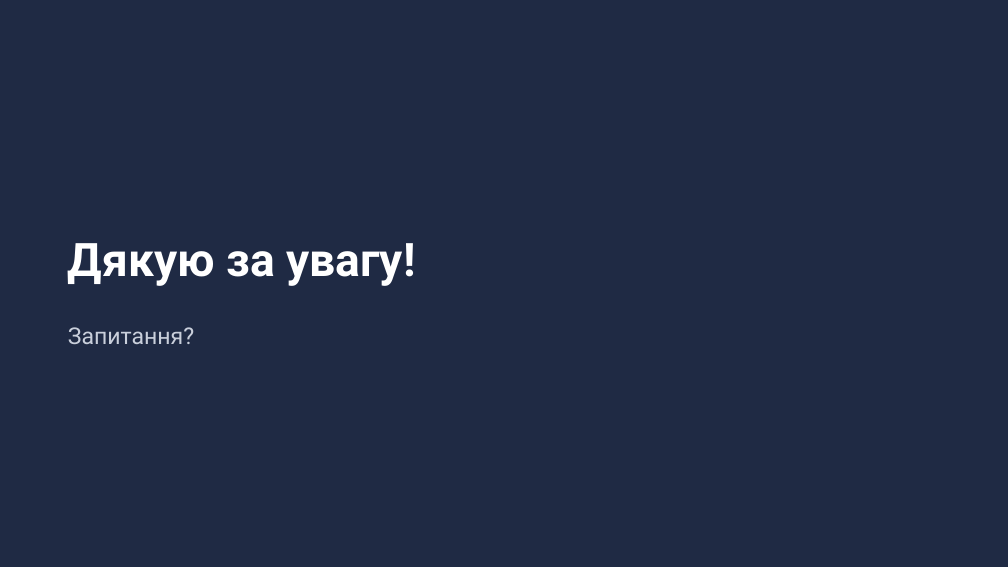
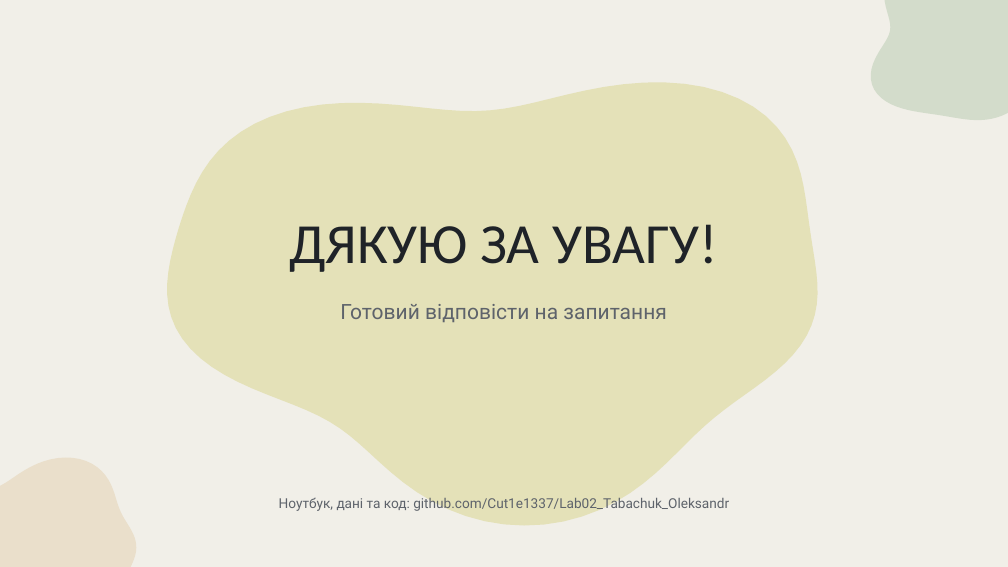
Before and after one commit to Cut1e1337/Lab02_Tabachuk_Oleksandr, a slide deck: slide 11 of reports/Presentation.pptx. Drawn at 1008x567 pixels with LibreOffice and Linux fonts; fonts in the diff are those of the drawing. Boxes give left, top, right and bottom in pixels: in the first picture for what was removed or moved away, otherwise in the second. Text is boxed around its words. In the diff, an @@ line names an element or a change of style, - is before the commit and + after.

```diff
--- a/reports/Presentation.pptx
+++ b/reports/Presentation.pptx
@@ background #FFFFFF to #F1EFE8 @@
@@ rectangle removed at box(0, 0, 1008, 567) @@
@@ freeform shape added at box(871, 0, 1008, 120), fill #D3DCCB @@
@@ freeform shape added at box(167, 82, 817, 526), fill #E4E1B8 @@
@@ text at box(289, 224, 719, 272): text changed; size 44 to 54 pt; font Roboto to Calibri; text colour #FFFFFF to #1F2328; bold off @@
-Дякую за увагу!
+ДЯКУЮ ЗА УВАГУ!
@@ text at box(340, 304, 667, 322): text changed; size 22 to 20 pt; text colour #C9CFDB to #5E636B @@
-Запитання?
+Готовий відповісти на запитання
@@ freeform shape added at box(0, 457, 136, 567), fill #EADFCB @@
@@ text added at box(279, 495, 729, 512), 13 pt, text #5E636B @@
+Ноутбук, дані та код: github.com/Cut1e1337/Lab02_Tabachuk_Oleksandr
```
Also in this commit, not shown: 3 other slides changed, 7 slides added, 7 slides removed, 13 other files.
